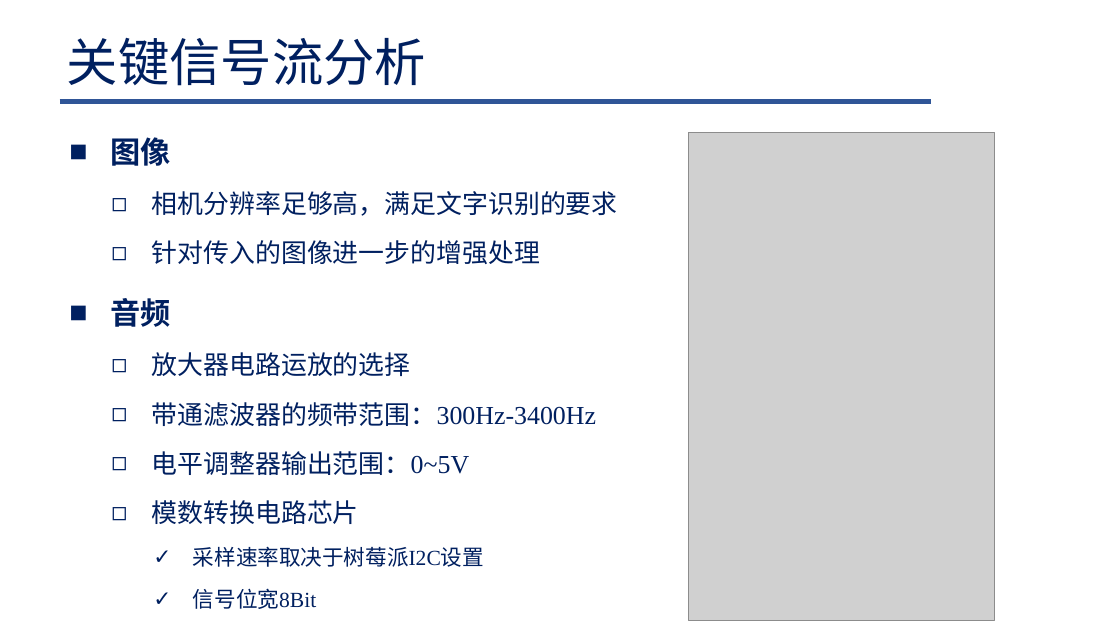
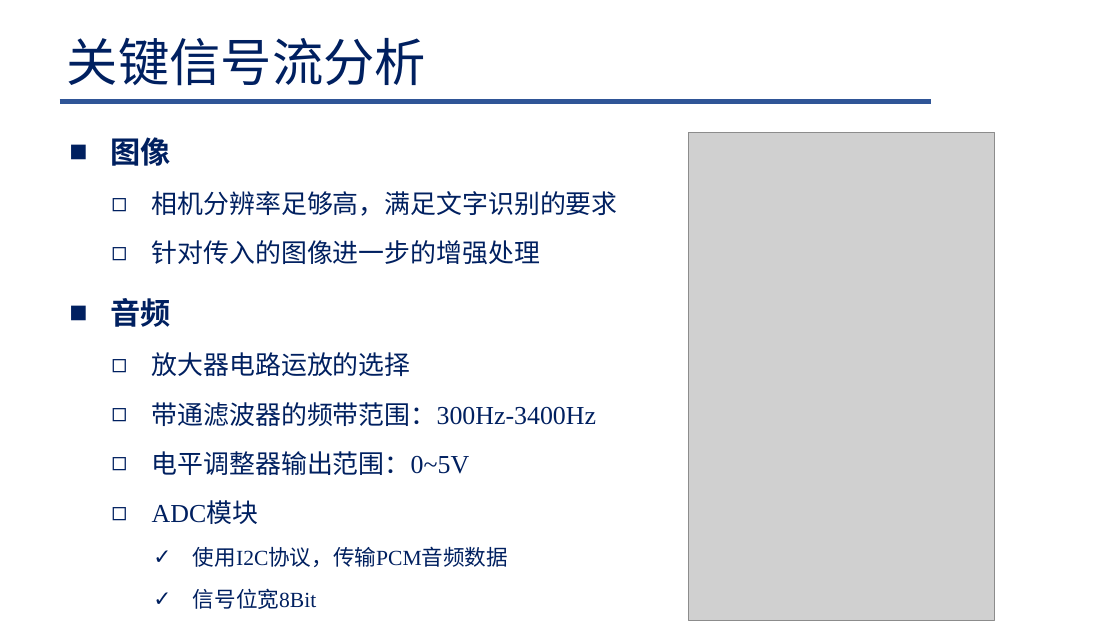
Before and after one commit to Lelucermaire111/Intelligent-blind-assistance-system, a slide deck: slide 9 of 系统设计/系统设计.pptx (slide 5 before the commit). Drawn at 1120x630 pixels with LibreOffice and Linux fonts; fonts in the diff are those of the drawing; grey boxes stand for pictures; background and template pictures are left out. Boxes give left, top, right and bottom in pixels: in the first picture for what was removed or moved away, otherwise in the second. Text is boxed around its words. In the diff, an @@ line names an element or a change of style, - is before the commit and + after.

```diff
--- a/系统设计/系统设计.pptx
+++ b/系统设计/系统设计.pptx
@@ text at [152, 502, 508, 567]: text changed @@
-  ◻ 模数转换电路芯片
-    ✓ 采样速率取决于树莓派I2C设置
+  ◻ ADC模块
+    ✓ 使用I2C协议，传输PCM音频数据
```
Also in this commit, not shown: 7 other slides changed, 25 slides added, 2 slides removed, 5 other files.
